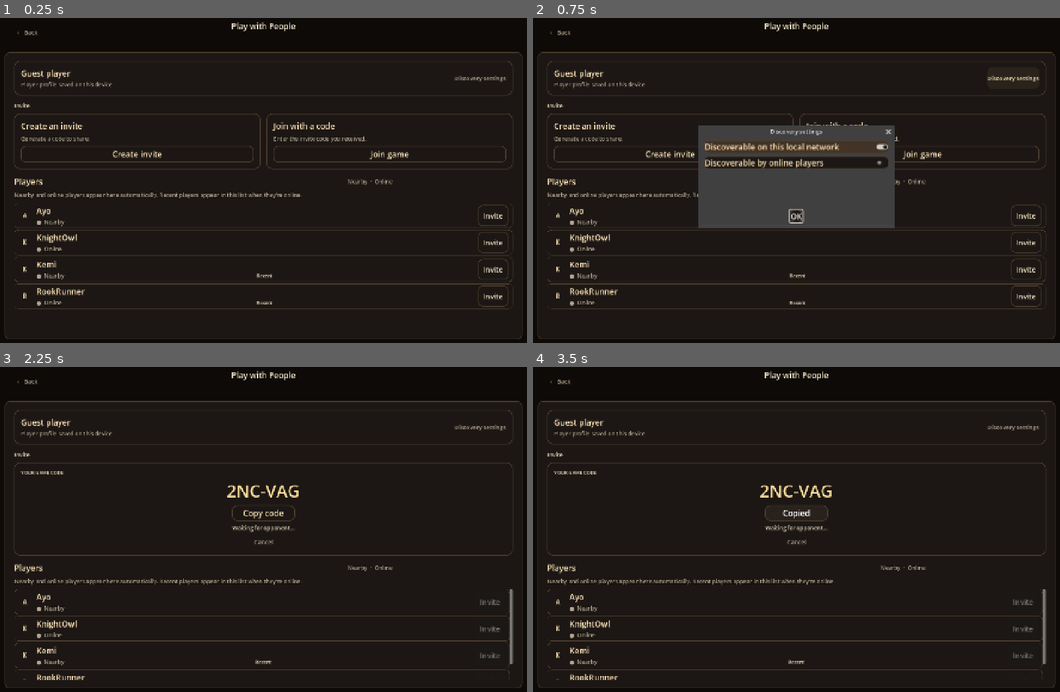
Above: before the commit, frames 1-4 (two rows, left to right).
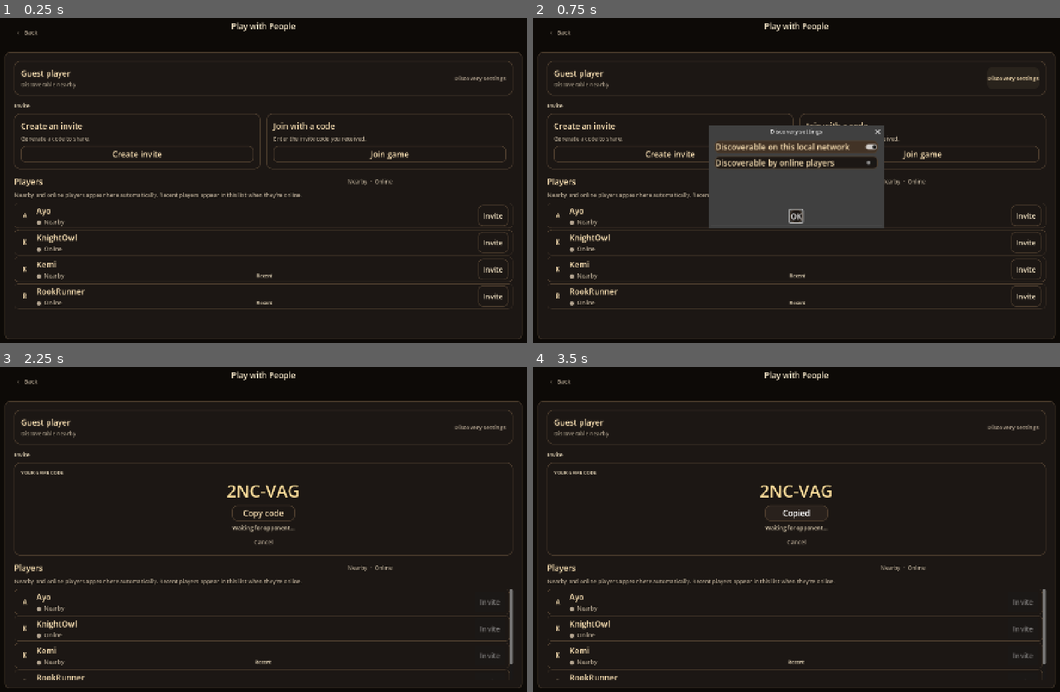
Above: after the commit, the same moments.

Repository: shedrackgodstime/chess-relay
Game: Godot game, scene res://src/ui/screens/multiplayer_hub/multiplayer_hub_screen.tscn
Same seed, same stepped clock (60 frames per second), same inputs: the game is played once before the commit and once after it. This scene is started directly instead of the project's main scene.
Inputs:
- Up to frame 1 (0.25 s): no input
- Up to frame 2 (0.75 s): click "Discovery settings" at 0.5 s
- Up to frame 3 (2.25 s): click "OK" at 1.25 s; click "Create invite" at 2 s
- Up to frame 4 (3.5 s): click "Copy code" at 2.75 s

The runs differ from the first frame. In frame 1, 0.1% of the frame differs, in the area x 4-22%, y 19-22%; in frame 2, 2.3%, in the area x 4-69%, y 19-65%; in frame 3, 0.1%; in frame 4, 0.1%.

Commit message:
checkpoint

Diff:
--- a/src/ui/app/app_root.gd
+++ b/src/ui/app/app_root.gd
@@ -27,6 +27,7 @@
 	_mock_multiplayer.connect(&"join_failed", notify_join_failed)
 	_mock_multiplayer.connect(&"player_invite_accepted", _on_player_invite_accepted)
 	_mock_multiplayer.connect(&"player_invite_declined", _on_player_invite_declined)
+	_mock_multiplayer.connect(&"incoming_invite_received", _on_incoming_invite_received)
 	_mock_multiplayer.connect(&"opponent_ready", _on_opponent_ready)
 	_show_home_screen()
 
@@ -51,8 +52,10 @@
 	hub.connect(&"join_cancelled", _on_join_cancelled)
 	hub.connect(&"player_invite_requested", _on_player_invite_requested)
 	hub.connect(&"player_invite_cancelled", _on_player_invite_cancelled)
+	hub.connect(&"incoming_invite_responded", _on_incoming_invite_responded)
 	hub.connect(&"game_setup_requested", _on_peer_setup_requested)
 	_show_screen(hub)
+	_mock_multiplayer.call("start_hub_session")
 
 
 func _on_invite_created(code: String) -> void:
@@ -81,6 +84,15 @@
 
 func _on_player_invite_cancelled() -> void:
 	_mock_multiplayer.call("cancel_player_invite")
+
+
+func _on_incoming_invite_received(player_name: String) -> void:
+	if _current_screen is MultiplayerHubScreen:
+		(_current_screen as MultiplayerHubScreen).receive_incoming_invite(player_name)
+
+
+func _on_incoming_invite_responded(player_name: String, accepted: bool) -> void:
+	_mock_multiplayer.call("answer_incoming_invite", player_name, accepted)
 
 
 func _on_peer_setup_requested(opponent_name: String, setup_kind: String) -> void:
--- a/src/ui/multiplayer/mock_multiplayer_service.gd
+++ b/src/ui/multiplayer/mock_multiplayer_service.gd
@@ -7,6 +7,8 @@
 signal join_failed
 signal player_invite_accepted(player_name: String)
 signal player_invite_declined(player_name: String)
+signal incoming_invite_received(player_name: String)
+signal incoming_invite_answered(player_name: String, accepted: bool)
 signal opponent_ready
 
 const MOCK_DELAY := 2.0
@@ -15,6 +17,7 @@
 var _host_generation := 0
 var _join_generation := 0
 var _invite_generation := 0
+var _incoming_invite_generation := 0
 var _ready_generation := 0
 
 
@@ -22,6 +25,7 @@
 	_host_generation += 1
 	_join_generation += 1
 	_invite_generation += 1
+	_incoming_invite_generation += 1
 	_ready_generation += 1
 	active_code = ""
 
@@ -55,6 +59,15 @@
 	_invite_generation += 1
 
 
+func start_hub_session() -> void:
+	_incoming_invite_generation += 1
+	_deliver_incoming_invite_after_delay(_incoming_invite_generation)
+
+
+func answer_incoming_invite(player_name: String, accepted: bool) -> void:
+	incoming_invite_answered.emit(player_name, accepted)
+
+
 func request_player_ready() -> void:
 	_ready_generation += 1
 	_finish_ready_after_delay(_ready_generation)
@@ -86,6 +99,12 @@
 		player_invite_accepted.emit(player_name)
 
 
+func _deliver_incoming_invite_after_delay(generation: int) -> void:
+	await get_tree().create_timer(5.0).timeout
+	if generation == _incoming_invite_generation:
+		incoming_invite_received.emit("Morgan")
+
+
 func _finish_ready_after_delay(generation: int) -> void:
 	await get_tree().create_timer(MOCK_DELAY).timeout
 	if generation == _ready_generation:
--- a/src/ui/screens/multiplayer_hub/multiplayer_hub_screen.gd
+++ b/src/ui/screens/multiplayer_hub/multiplayer_hub_screen.gd
@@ -8,6 +8,7 @@
 signal join_cancelled(code: String)
 signal player_invite_requested(player_name: String)
 signal player_invite_cancelled
+signal incoming_invite_responded(player_name: String, accepted: bool)
 signal game_setup_requested(opponent_name: String, setup_kind: String)
 
 const HEADER_SCENE: PackedScene = preload("res://src/ui/components/game_header/game_header.tscn")
@@ -37,6 +38,10 @@
 var _player_invite_buttons: Array[Button] = []
 var _active_invite_flow := ""
 var _current_player_invite := ""
+var _queued_incoming_invite := ""
+var _profile_status: Label
+var _discoverable_nearby := true
+var _discoverable_online := false
 
 
 func _ready() -> void:
@@ -121,7 +126,8 @@
 	var identity := VBoxContainer.new()
 	identity.size_flags_horizontal = Control.SIZE_EXPAND_FILL
 	identity.add_child(_label("Guest player", "SetupParticipantName"))
-	identity.add_child(_label("Player profile saved on this device", "QuietLabel"))
+	_profile_status = _label("Discoverable nearby", "QuietLabel")
+	identity.add_child(_profile_status)
 	row.add_child(identity)
 	var settings := Button.new()
 	settings.text = "Discovery settings"
@@ -278,24 +284,92 @@
 	player_invite_cancelled.emit()
 
 
+## An incoming request uses the same inline card. Queue it if another flow is active.
+func receive_incoming_invite(player_name: String) -> void:
+	if not _active_invite_flow.is_empty():
+		_queued_incoming_invite = player_name
+		return
+	_show_incoming_invite(player_name)
+
+
+func _show_incoming_invite(player_name: String) -> void:
+	_active_invite_flow = "incoming-invite"
+	_current_player_invite = player_name
+	_invite_grid.hide()
+	_invite_flow_card.show()
+	_set_player_invites_enabled(false)
+	_clear_invite_flow()
+	_invite_flow_content.add_child(_label("Game invitation", "SetupParticipantName"))
+	_invite_flow_content.add_child(_label("%s invited you to play." % player_name, "QuietLabel"))
+	var actions := HBoxContainer.new()
+	actions.alignment = BoxContainer.ALIGNMENT_CENTER
+	actions.add_theme_constant_override("separation", 12)
+	_invite_flow_content.add_child(actions)
+	actions.add_child(_action_button("Accept", _accept_incoming_invite))
+	var decline := Button.new()
+	decline.text = "Decline"
+	decline.custom_minimum_size = Vector2(120, 42)
+	decline.theme_type_variation = &"QuietButton"
+	decline.pressed.connect(_decline_incoming_invite)
+	actions.add_child(decline)
+
+
+func _accept_incoming_invite() -> void:
+	if _active_invite_flow != "incoming-invite":
+		return
+	var player_name := _current_player_invite
+	incoming_invite_responded.emit(player_name, true)
+	game_setup_requested.emit(player_name, "incoming")
+
+
+func _decline_incoming_invite() -> void:
+	if _active_invite_flow != "incoming-invite":
+		return
+	var player_name := _current_player_invite
+	incoming_invite_responded.emit(player_name, false)
+	_clear_invite_flow()
+	_invite_flow_content.add_child(_label("Invitation declined.", "SetupStatusText"))
+	_invite_flow_content.add_child(_flow_cancel_button(_reset_invite_flow))
+
+
 func _show_discovery_settings() -> void:
 	var dialog := AcceptDialog.new()
 	dialog.title = "Discovery settings"
-	dialog.dialog_text = "Choose whether other players can discover you nearby or online."
+	dialog.dialog_text = "Choose where other players can discover you."
 	var content := VBoxContainer.new()
 	content.add_theme_constant_override("separation", 8)
 	var nearby := CheckButton.new()
 	nearby.text = "Discoverable on this local network"
-	nearby.button_pressed = true
+	nearby.button_pressed = _discoverable_nearby
+	nearby.toggled.connect(func(enabled: bool):
+		_discoverable_nearby = enabled
+		_update_profile_status()
+	)
 	content.add_child(nearby)
 	var online := CheckButton.new()
 	online.text = "Discoverable by online players"
+	online.button_pressed = _discoverable_online
+	online.toggled.connect(func(enabled: bool):
+		_discoverable_online = enabled
+		_update_profile_status()
+	)
 	content.add_child(online)
 	dialog.add_child(content)
 	add_child(dialog)
 	dialog.popup_centered(Vector2i(460, 240))
 	dialog.confirmed.connect(dialog.queue_free)
 	dialog.canceled.connect(dialog.queue_free)
+
+
+func _update_profile_status() -> void:
+	if _discoverable_nearby and _discoverable_online:
+		_profile_status.text = "Discoverable nearby and online"
+	elif _discoverable_nearby:
+		_profile_status.text = "Discoverable nearby"
+	elif _discoverable_online:
+		_profile_status.text = "Discoverable online"
+	else:
+		_profile_status.text = "Not discoverable"
 
 
 func _on_create_invite() -> void:
@@ -472,6 +546,10 @@
 	_invite_grid.show()
 	_clear_invite_flow()
 	_set_player_invites_enabled(true)
+	if not _queued_incoming_invite.is_empty():
+		var queued_player := _queued_incoming_invite
+		_queued_incoming_invite = ""
+		_show_incoming_invite(queued_player)
 
 
 func _clear_invite_flow() -> void:
Not shown, added: docs/architecture/multiplayer_ui_lifecycle.md
Not shown, changed: docs/architecture/project_structure.md
